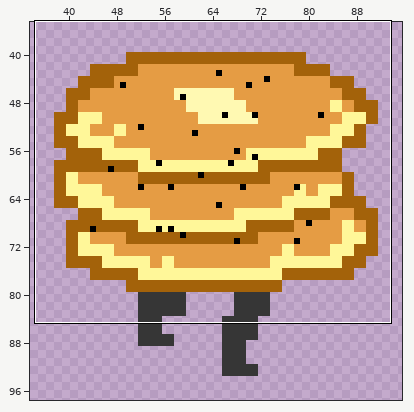
File history of a sprite sheet, sprites/spr_gunpowderpancake/da11da89-7e62-42e5-848d-0e79578162dd.png. Above, an overview of the earlier version with the close-up marked.
Close-up. As it was:
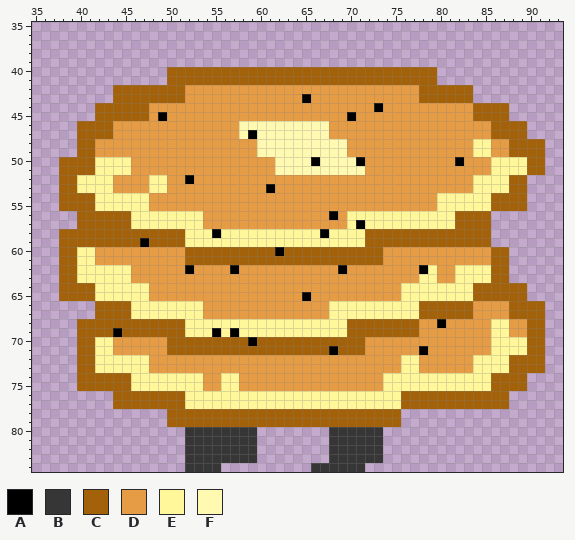
The file is 128x128 pixels. Shown: x 35..93, y 35..84. The wide view leaves out empty margins.
Palette (. is transparent): A #000000  B #363636  C #a3620a  D #e59c44  E #fff799  F #fff9b2
Now the later version:
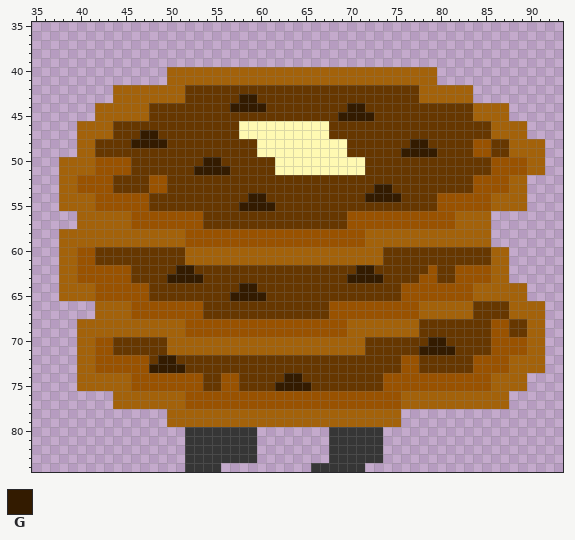
Colours new in this view: G #331b00
Edits made:
colour D: #e59c44 -> #663700
colour E: #fff799 -> #995200
Changed rows in their new state; - is a pixel that keeps its letter.
first column x 44:
43 --------------GG-----D-----------------
44 -------------GGGG---------GG-D---------
45 -----D-------------------GGGG----------
47 ---GG----------F-----------------------
48 --GGGG---------------------------GG----
49 --------------------------------GGGG---
50 ----------GG----------F----F----------D
51 ---------GGGG--------------------------
52 --------D------------------------------
53 -----------------D-----------GG--------
54 ---------------GG-----------GGGG-------
55 --------------GGGG---------------------
56 ------------------------D--------------
57 ---------------------------E-----------
58 -----------E-----------E---------------
59 ---C-----------------------------------
60 ------------------C--------------------
62 -------GG----D-----------D-GG-----D----
63 ------GGGG----------------GGGG---------
64 --------------GG-----------------------
65 -------------GGGG----D-----------------
68 ------------------------------------D--
69 C----------E-E-------------------------
70 ---------------C-------------------GG--
71 ------------------------C---------GGGG-
72 -----GG--------------------------------
73 ----GGGG-------------------------------
74 -------------------GG------------------
75 ------------------GGGG-----------------
